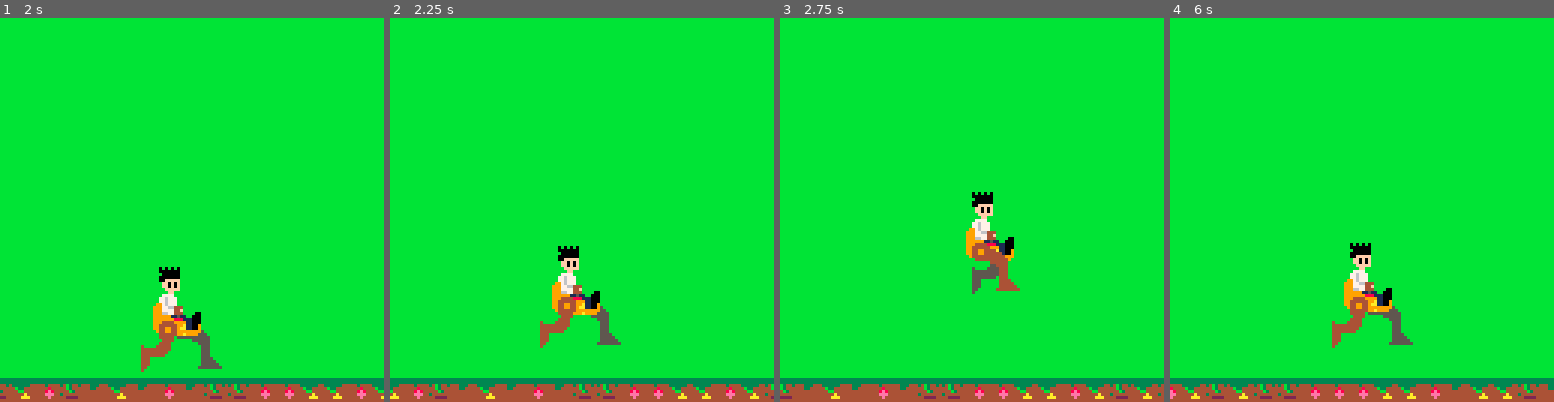
Above: before the commit, frames 1-4 (left to right).
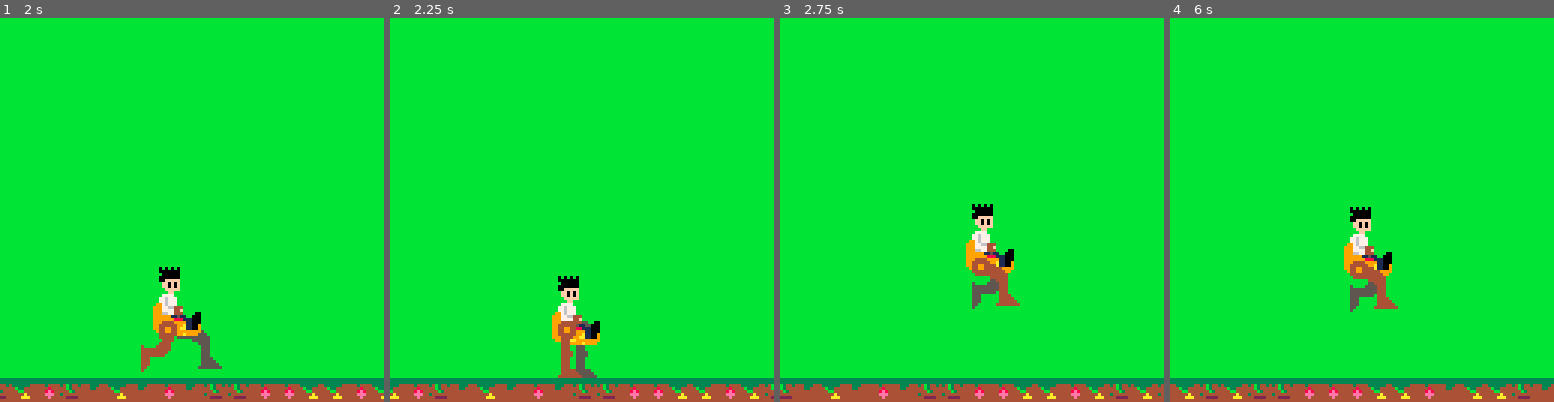
Above: after the commit, the same moments.

Repository: HingeAntoine/MekkaRunner
Game: PICO-8 cartridge mekkarunner.p8
Two runs of this game, one before a commit and one after it. Both use one fixed random seed, a clock stepped at 60 frames per second and the inputs below.
Inputs:
- Up to frame 1 (2 s): hold Right from 1.6 s (still down)
- Up to frame 2 (2.25 s): release Right at 2.1 s; hold Up from 2.15 s (still down)
- Up to frame 3 (2.75 s): release Up at 2.42 s; hold Right from 2.47 s (still down)
- Up to frame 4 (6 s): release Right at 3.03 s; hold Left 3.08-3.58 s; hold Down 3.63-3.97 s; hold Right 4.02-4.68 s; hold Up 4.73-5.03 s; hold Left 5.08-5.68 s; hold Down from 5.73 s (still down)

Frame 1 is identical in both runs. In frame 2, 3.1% of the frame differs, in the area x 39-61%, y 59-94%; in frame 3, 2.1%; in frame 4, 4.8%, in the area x 0-100%, y 49-100%.

Commit message:
Added launch and land animations

Diff:
--- a/mekkarunner.p8
+++ b/mekkarunner.p8
@@ -42,6 +42,7 @@
   ymac=100
   vymac=0
   is_jumping=false
+  is_landing=true
  end
 end
 
@@ -89,6 +90,17 @@
  pal()
 end
 
+function draw_body(x,y)
+  palt(0,false)
+  palt(11,true)
+  draw_part(bodyspr,x+1,y-17)
+  palt(0,true)
+  palt(11,false)
+  draw_part(frarmspr,x,y-8)
+  draw_part(machinespr,x-1,y-8)
+  draw_part(handspr,x+4,y-6)
+end
+
 function draw_machine(xrel,yrel)
 
  local ybody={yrel-17,yrel-16}
@@ -98,6 +110,45 @@
 
  local index = flr(frame_count/6)%2+1
  local rid= flr(frame_count/10)%4
+
+ if is_launching then
+  launch_count=max(launch_count,0)+1
+
+  draw_part(legspr,xrel+6,yrel+1,true)
+  draw_body(xrel,yrel+3)
+  draw_part(legspr,xrel+1,yrel+1)
+
+  if launch_count>6 then
+   is_launching=false
+   is_jumping=true
+   launch_count=0
+  end
+
+  return
+ end
+
+ if is_jumping then
+  draw_part(backwardlegspr,xrel-3,yrel+1,true)
+  draw_body(xrel,yrel)
+  draw_part(forwardlegspr,xrel+1,yrel+1)
+  return
+ end
+
+ if is_landing then
+  landing_count=max(landing_count,0)+1
+
+  draw_part(legspr,xrel+6,yrel+1,true)
+  draw_body(xrel,yrel+3)
+  draw_part(legspr,xrel+1,yrel+1)
+
+  if landing_count>6 then
+   frame_count=10
+   is_landing=false
+   landing_count=0
+  end
+
+  return
+ end
 
  if rid==0 then
   draw_part(backwardlegspr,xrel-3,yrel+1,true)
@@ -107,18 +158,16 @@
   draw_part(forwardlegspr,xrel+6,yrel+1,true)
  end
 
- --draw_part(frarmspr,xrel+4,yrel-6)
  palt(0,false)
  palt(11,true)
  draw_part(bodyspr,xrel+1,ybody[index])
  palt(0,true)
  palt(11,false)
-
  draw_part(frarmspr,xrel,yfrarm[index])
-
  draw_part(machinespr,xrel-1,ymachine[index])
  draw_part(handspr,xrel+4,yhand[index])
- --draw_part(legspr,xrel+1,yrel-1)
+
+
  if rid==0 then
   draw_part(forwardlegspr,xrel+1,yrel+1)
  elseif rid==1 or rid==3 then
@@ -154,9 +203,8 @@
   xmac+=1
  end
 
- if btnp(2) and not is_jumping then
-  --ymac-=1
-  is_jumping=true
+ if btnp(2) and not is_jumping and not is_launching then
+  is_launching=true
   vymac=-2.5
  end
 
